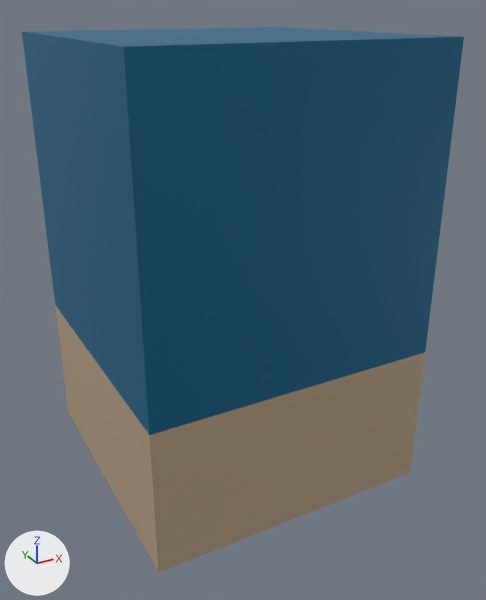
What one commit did to the glTF model Assets/Chaps/All/Chars/Char18/Parts/Char18-Leg2.gltf.
Rendered twice from a 50 mm camera at (3.96, 0.04, 2.17) aimed at (6.05, 3.85, 0.26). Lighting does not change. The marker at lower left points along +X, +Y and +Z. The picture after the commit comes second. Where no turn or scale is listed for an object, it has been applied to the vertices. Vertices at exactly the same position are counted once.
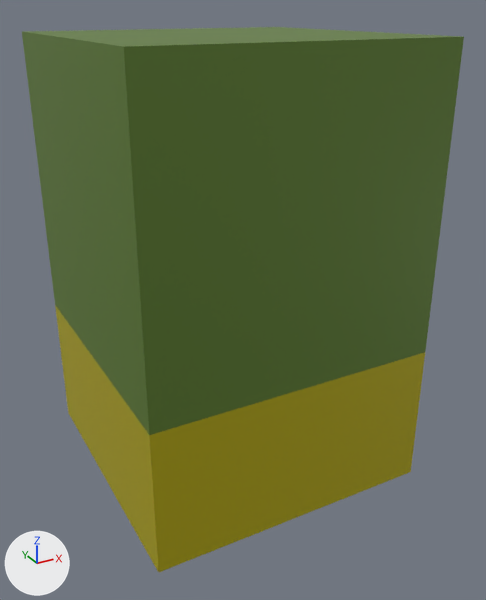
What the commit changed:
me_mesh_0 has 25 vertices, 40 faces and spans x 5.0..7.0, y 3.0..5.0, z 0.0..2.0.
me_mesh_0 is used by ob_mesh_0; location (0.0, 0.0, 0.0).
me_mesh_0 part 1: 40 faces centred in x 5.0..7.0, y 3.0..5.0, z 0.33..2.0 are repainted in the vertex colours; the middle colour goes from cyan #00668d to green #628232.
me_mesh_1 has 17 vertices, 24 faces and spans x 5.0..7.0, y 3.0..5.0, z 15.0..16.0.
me_mesh_1 is used by ob_mesh_1; location (0.0, 0.0, -16.0).
me_mesh_1 part 2: 24 faces centred in x 5.0..7.0, y 3.0..5.0, z 15.0..15.67 are repainted in the vertex colours; the middle colour goes from beige #c1aa8d to yellow #bbaf00.

Boxes (x1, y1, x2, y2) around the edits, measured in the pictures (486 x 600 px):
part 1 of me_mesh_0, recoloured (cyan to green): (22, 27, 464, 435) in both
part 2 of me_mesh_1, recoloured (beige to yellow): (55, 305, 425, 572) in both
